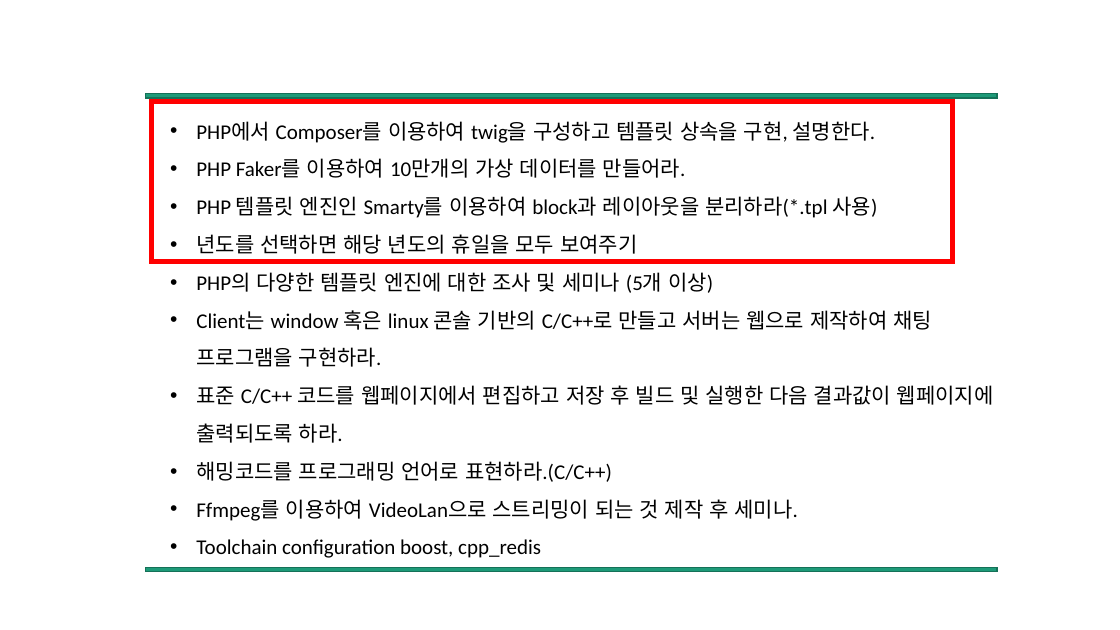
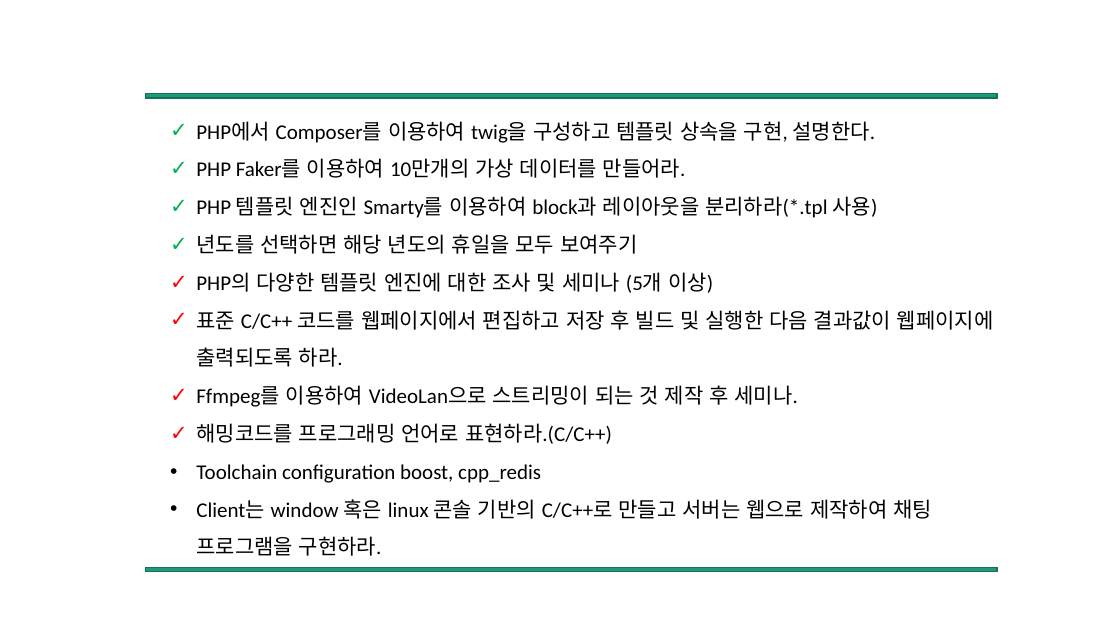
Before and after one commit to Mikusnuz/MyPractice, a slide deck: slide 2 of TheorySeminar/16. Detail Mission.pptx. Drawn at 1120x630 pixels with LibreOffice and Linux fonts; fonts in the diff are those of the drawing. Boxes give left, top, right and bottom in pixels: in the first picture for what was removed or moved away, otherwise in the second. Text is boxed around its words. In the diff, an @@ line names an element or a change of style, - is before the commit and + after.

```diff
--- a/TheorySeminar/16. Detail Mission.pptx
+++ b/TheorySeminar/16. Detail Mission.pptx
@@ rectangle removed at (152, 102, 953, 262) @@
@@ text at (196, 121, 877, 293): bullet • to ✓ @@
@@ text at (196, 310, 994, 483): paragraphs added @@
+✓ 표준 C/C++ 코드를 웹페이지에서 편집하고 저장 후 빌드 및 실행한 다음 결과값이 웹페이지에 출력되도록 하라.
+✓ Ffmpeg를 이용하여 VideoLan으로 스트리밍이 되는 것 제작 후 세미나.
+✓ 해밍코드를 프로그래밍 언어로 표현하라.(C/C++)
+• Toolchain configuration boost, cpp_redis
@@ text at (196, 385, 994, 558): paragraphs removed @@
-• 표준 C/C++ 코드를 웹페이지에서 편집하고 저장 후 빌드 및 실행한 다음 결과값이 웹페이지에 출력되도록 하라.
-• 해밍코드를 프로그래밍 언어로 표현하라.(C/C++)
-• Ffmpeg를 이용하여 VideoLan으로 스트리밍이 되는 것 제작 후 세미나.
-• Toolchain configuration boost, cpp_redis
```
Also in this commit, not shown: 23 other files.
